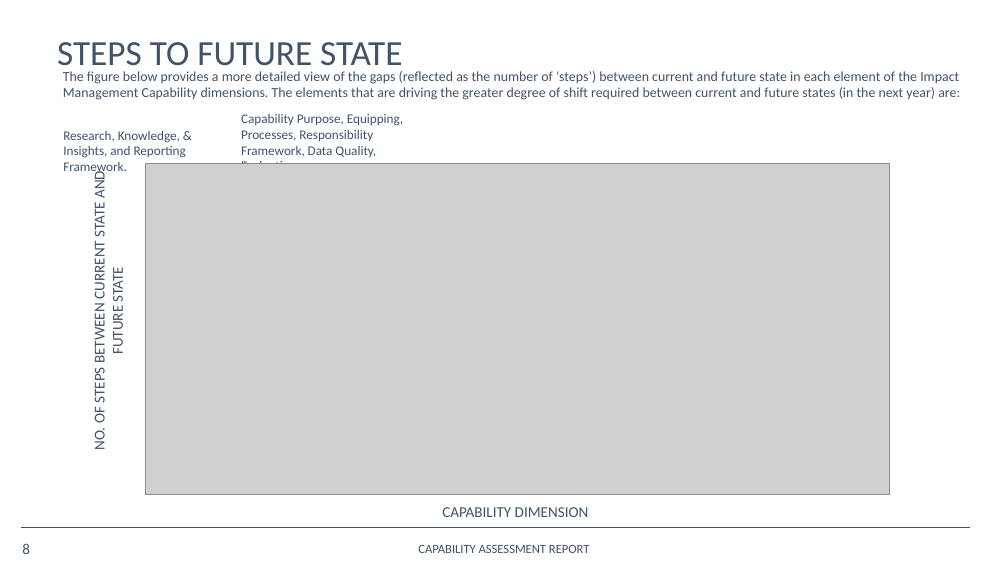
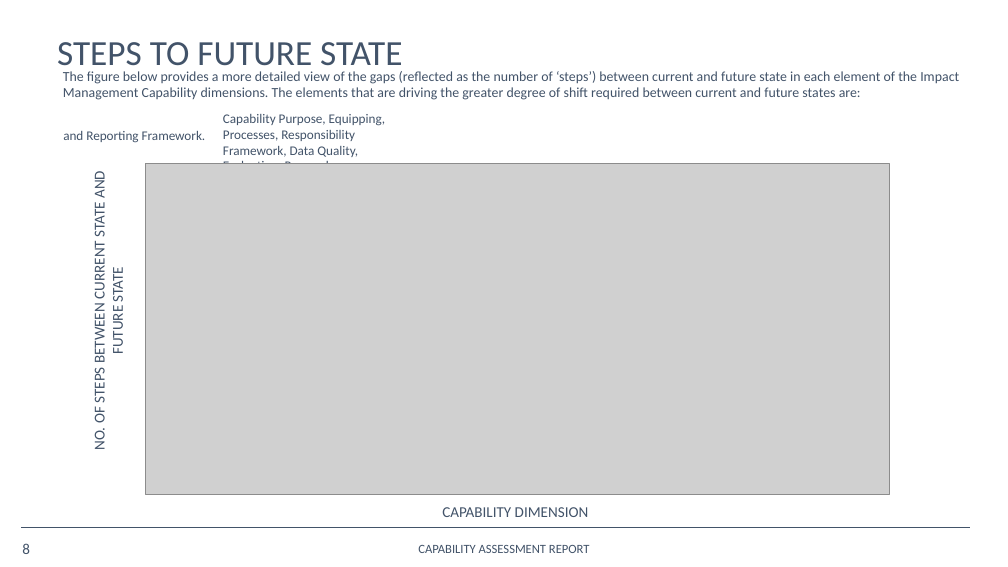
Before and after one commit to opus-meum/power-automate, a slide deck: slide 8 of Capability Assessment Report.pptx. Drawn at 1008x567 pixels with LibreOffice and Linux fonts; fonts in the diff are those of the drawing; grey boxes stand for pictures; background and template pictures are left out. Boxes give left, top, right and bottom in pixels: in the first picture for what was removed or moved away, otherwise in the second. Text is boxed around its words. In the diff, an @@ line names an element or a change of style, - is before the commit and + after.

```diff
--- a/Capability Assessment Report.pptx
+++ b/Capability Assessment Report.pptx
@@ text at (63,71,959,100): text changed @@
-The figure below provides a more detailed view of the gaps (reflected as the number of ‘steps’) between current and future state in each element of the Impact Management Capability dimensions. The elements that are driving the greater degree of shift required between current and future states (in the next year) are:
+The figure below provides a more detailed view of the gaps (reflected as the number of ‘steps’) between current and future state in each element of the Impact Management Capability dimensions. The elements that are driving the greater degree of shift required between current and future states are:
@@ text at (223,114,385,164): text changed @@
-Capability Purpose, Equipping, Processes, Responsibility Framework, Data Quality, Evaluation,
+Capability Purpose, Equipping, Processes, Responsibility Framework, Data Quality, Evaluation, Research, Knowledge, & Insights,
@@ text at (63,131,206,143): text changed @@
-Research, Knowledge, & Insights, and Reporting Framework.
+and Reporting Framework.
```
Also in this commit, not shown: 10 other slides changed, 27 slides removed, 1 other file.
